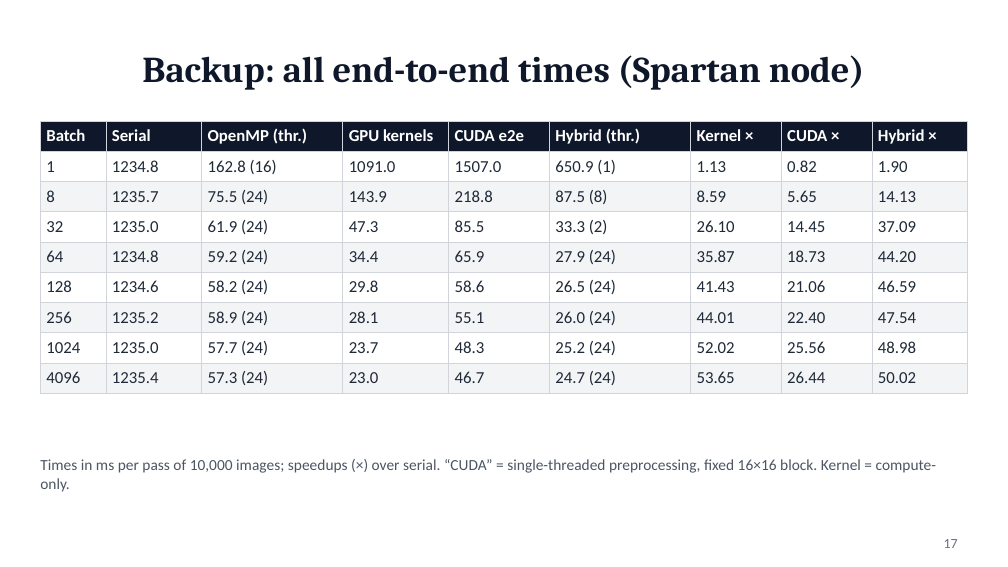
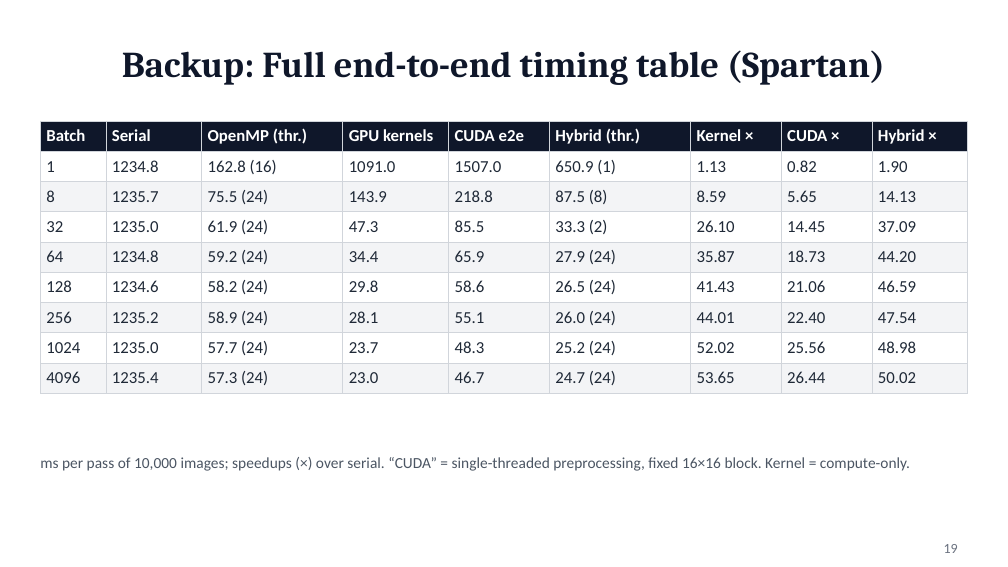
Before and after one commit to SUNNIHITHreddy-INDURU/cs259-hybrid-cpu-gpu-deep-learning, a slide deck: slide 19 of presentation/CS259_Hybrid_CPU_GPU_Induru.pptx (slide 17 before the commit). Drawn at 1008x567 pixels with LibreOffice and Linux fonts; fonts in the diff are those of the drawing. Boxes give left, top, right and bottom in pixels: in the first picture for what was removed or moved away, otherwise in the second. Text is boxed around its words. In the diff, an @@ line names an element or a change of style, - is before the commit and + after.

```diff
--- a/presentation/CS259_Hybrid_CPU_GPU_Induru.pptx
+++ b/presentation/CS259_Hybrid_CPU_GPU_Induru.pptx
@@ title at bbox=[122, 50, 885, 85]: text changed @@
-Backup: all end-to-end times (Spartan node)
+Backup: Full end-to-end timing table (Spartan)
@@ text at bbox=[40, 457, 910, 471]: text changed @@
-Times in ms per pass of 10,000 images; speedups (×) over serial. “CUDA” = single-threaded preprocessing, fixed 16×16 block. Kernel = compute-only.
+ms per pass of 10,000 images; speedups (×) over serial. “CUDA” = single-threaded preprocessing, fixed 16×16 block. Kernel = compute-only.
@@ text "ms per pass of 10,000 ..." at bbox=[40, 457, 910, 471]: vertical alignment middle to top @@
@@ page number removed at bbox=[944, 539, 958, 548] @@
-17
@@ page number added at bbox=[944, 544, 958, 553], 10 pt, text #6B7280 @@
+19
```
Also in this commit, not shown: 13 other slides changed, 14 slides added, 8 slides removed, 11 other files.
